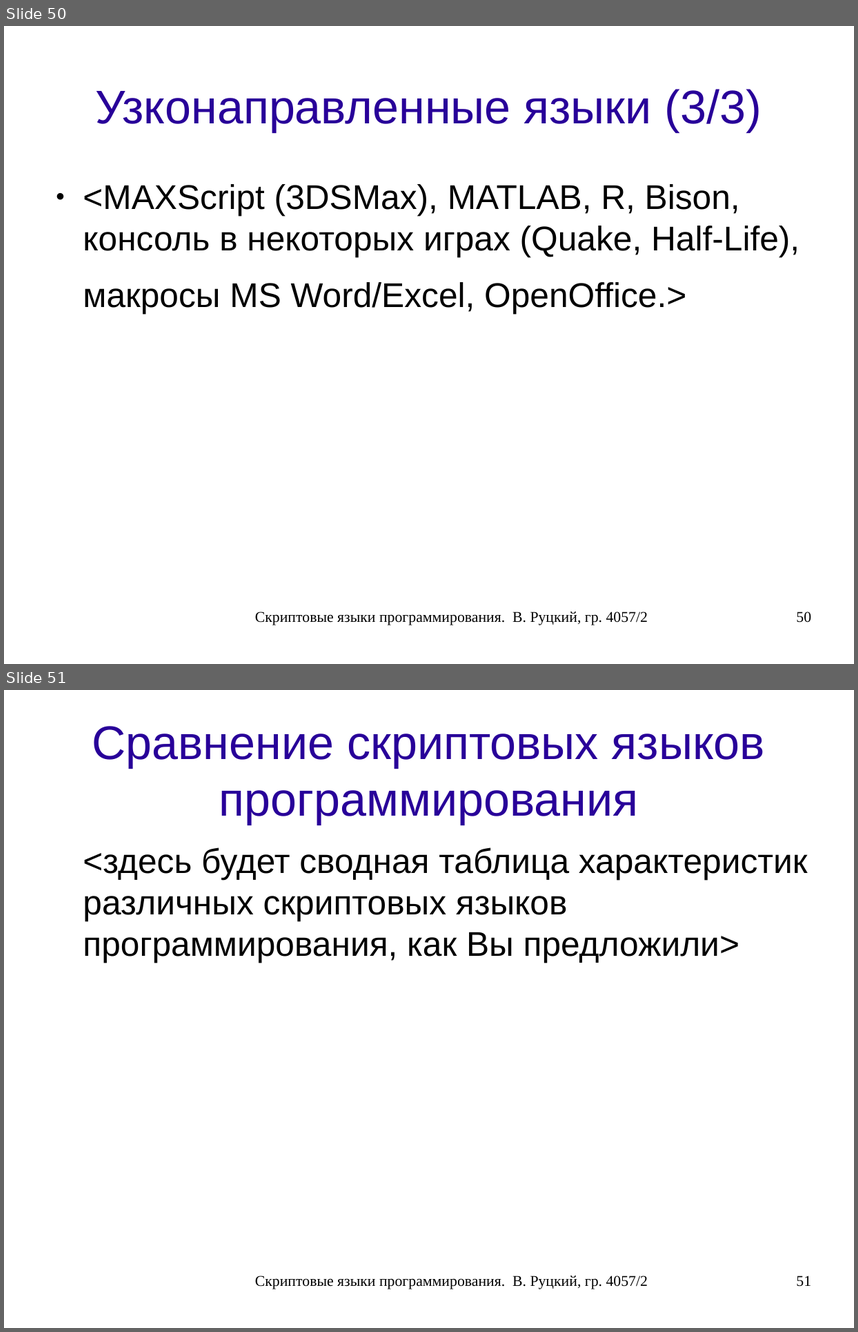
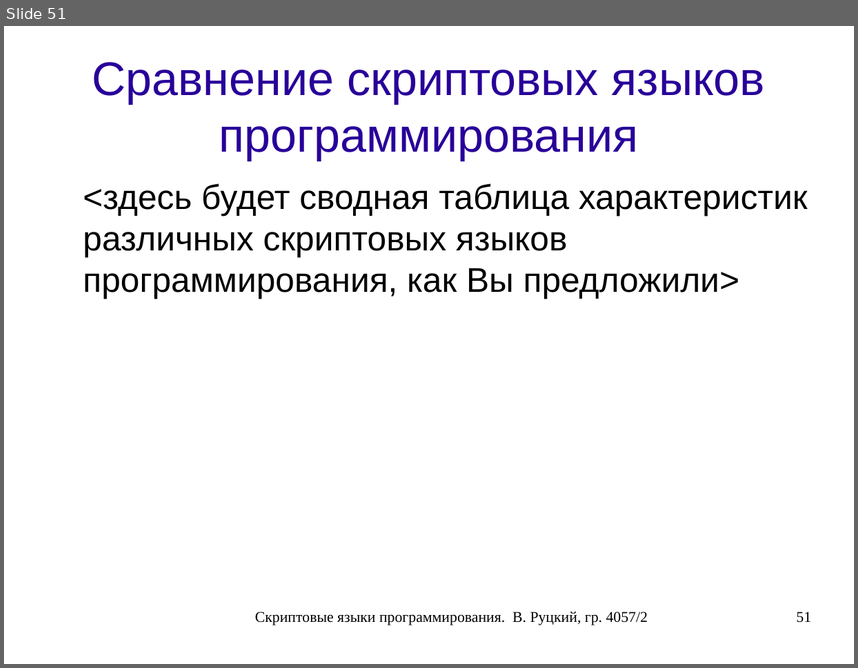
Before and after one commit to rutsky/semester07, a slide deck: Operation_systems/scripting_languages/40572_Rutsky_Scripting_languages.odp. Shown one above the other, each under a label of ours: slides 50 and 51 before the commit, slide 51 after it. The pictures are 858x1332 and 858x668 pixels, drawn with LibreOffice and Linux fonts; fonts in the diff are those of the drawing. Boxes give left, top, right and bottom in pixels: in the first picture for what was removed or moved away, otherwise in the second. Text is boxed around its words. In the diff, an @@ line names an element or a change of style, - is before the commit and + after.

Commit message:
Scripting languages presentation: MS Office Automation part.

```diff
--- a/Operation_systems/scripting_languages/40572_Rutsky_Scripting_languages.odp
+++ b/Operation_systems/scripting_languages/40572_Rutsky_Scripting_languages.odp
@@ slide 50 removed at (x1=4, y1=26, x2=854, y2=664), background #FFFFFF @@
@@ title removed at (x1=95, y1=89, x2=762, y2=132) @@
-Узконаправленные языки (3/3)
@@ text removed at (x1=83, y1=184, x2=800, y2=313) @@
-● <MAXScript (3DSMax), MATLAB, R, Bison, консоль в некоторых играх (Quake, Half-Life),
-макросы MS Word/Excel, OpenOffice.>
@@ text removed at (x1=255, y1=611, x2=648, y2=625) @@
-Скриптовые языки программирования. В. Руцкий, гр. 4057/2
@@ page number removed at (x1=796, y1=611, x2=811, y2=622) @@
-50
```
Also in this commit, not shown: 1 slide changed, 1 slide added.
